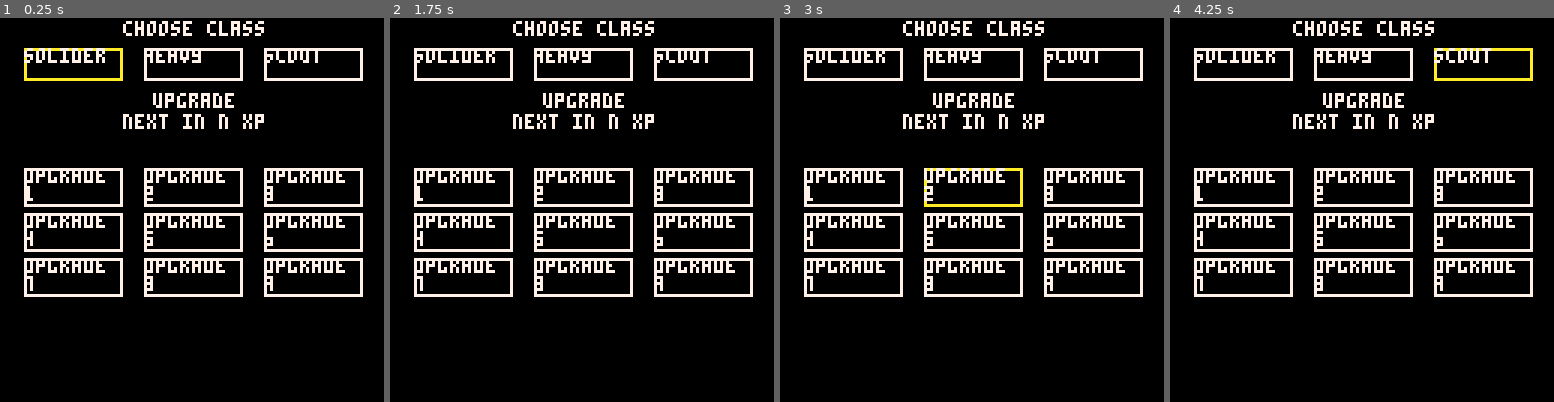
Above: before the commit, frames 1-4 (left to right).
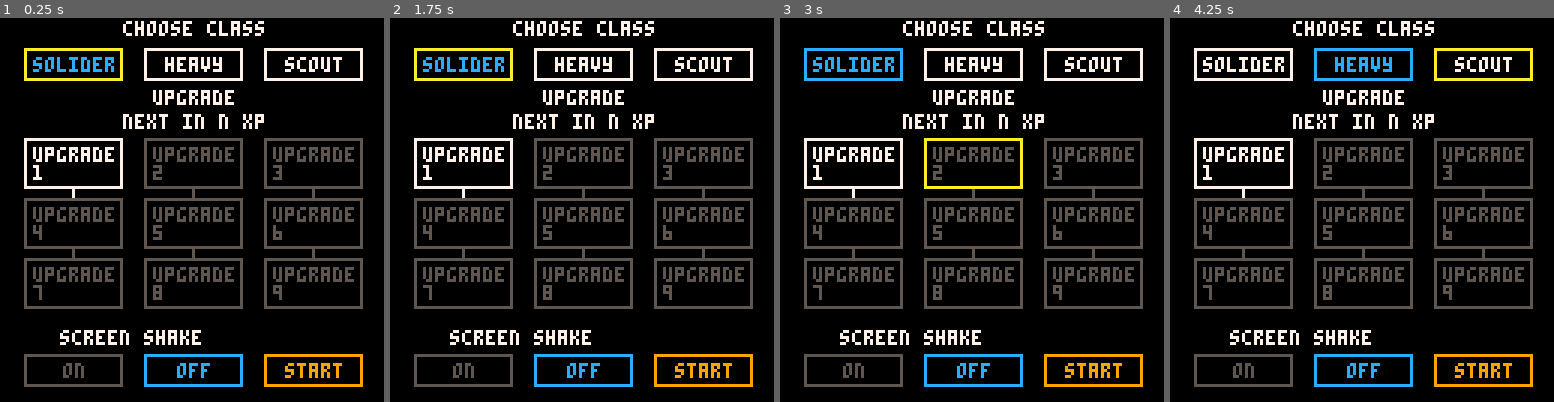
Above: after the commit, the same moments.

Repository: rdelos747/pico8
Game: PICO-8 cartridge mech.p8
Same seed, same stepped clock (60 frames per second), same inputs: the game is played once before the commit and once after it.
Inputs:
- Up to frame 1 (0.25 s): no input
- Up to frame 2 (1.75 s): tap O (Z key) at 0.33, 0.7, 1.43 s; tap X (X key) at 1.07 s
- Up to frame 3 (3 s): hold Left 1.97-2.37 s; tap X (X key) at 2.07, 2.4, 2.73 s; tap O (Z key) at 2.22 s; hold Down 2.42-2.82 s; hold Right from 2.87 s (still down)
- Up to frame 4 (4.25 s): tap X (X key) every 0.33 s from 3.07 to 4.07 s; tap O (Z key) at 3.1, 3.98 s; release Right at 3.53 s; hold Up 3.58-4.08 s; hold Right from 4.13 s (still down)

The runs differ from the first frame. In frame 1, 20% of the frame differs, in the area x 6-95%, y 7-97%; in frame 2, 21%; in frame 3, 20%; in frame 4, 21%.

Commit message:
Mon May 13 22:44:40 EDT 2019

Diff:
--- a/mech.p8
+++ b/mech.p8
@@ -30,6 +30,13 @@
 tim=0
 }
 
+--upgrades
+upgrades={1,0,0,0,0,0,0,0,0}
+--class
+class=1
+--shake
+will_shake=f
+
 --cam
 cam={
 x=0,
@@ -82,45 +89,54 @@
 
 	--row 1
 	add(sm.boxes,{
-		s="solider",x=0,y=0
-	})
-	add(sm.boxes,{
-		s="heavy",x=0,y=0
-	})
-	add(sm.boxes,{
-		s="scout",x=0,y=0
+		s="solider",x=3,y=3
+	})
+	add(sm.boxes,{
+		s="heavy",x=7,y=3
+	})
+	add(sm.boxes,{
+		s="scout",x=7,y=3
 	})
 	-- row 2
 	add(sm.boxes,{
-		s="upgrade\n1",x=0,y=0
-	})
-	add(sm.boxes,{
-		s="upgrade\n2",x=0,y=0
-	})
-	add(sm.boxes,{
-		s="upgrade\n3",x=0,y=0
+		s="upgrade\n1",x=3,y=3
+	})
+	add(sm.boxes,{
+		s="upgrade\n2",x=3,y=3
+	})
+	add(sm.boxes,{
+		s="upgrade\n3",x=3,y=3
 	})
 	-- row 3
 	add(sm.boxes,{
-		s="upgrade\n4",x=0,y=0
-	})
-	add(sm.boxes,{
-		s="upgrade\n5",x=0,y=0
-	})
-	add(sm.boxes,{
-		s="upgrade\n6",x=0,y=0
+		s="upgrade\n4",x=3,y=3
+	})
+	add(sm.boxes,{
+		s="upgrade\n5",x=3,y=3
+	})
+	add(sm.boxes,{
+		s="upgrade\n6",x=3,y=3
 	})
 	-- row 4
 	add(sm.boxes,{
-		s="upgrade\n7",x=0,y=0
-	})
-	add(sm.boxes,{
-		s="upgrade\n8",x=0,y=0
-	})
-	add(sm.boxes,{
-		s="upgrade\n9",x=0,y=0
-	})
-
+		s="upgrade\n7",x=3,y=3
+	})
+	add(sm.boxes,{
+		s="upgrade\n8",x=3,y=3
+	})
+	add(sm.boxes,{
+		s="upgrade\n9",x=3,y=3
+	})
+	-- row 5
+	add(sm.boxes,{
+		s="on",x=13,y=3
+	})
+	add(sm.boxes,{
+		s="off",x=11,y=3
+	})
+	add(sm.boxes,{
+		s="start",x=7,y=3
+	})
 end
 
 function restart()
@@ -159,38 +175,49 @@
 	local r1=1
 	local r2=10
 	print("choose class",41,1,7)
-	print("upgrade",51,25,7)
+	print("upgrade",51,24,7)
 	print("next in n xp",41,32,7)
+	print("screen shake",20,104,7)
 	local cols={8,48,88}
-	local rows={10,50,65,80}
+	local rows={10,40,60,80,112}
 	local h_sm=10
-	local h_lg=12
+	local h_lg=16
 	local idx=1
 	for r in all(rows) do
 	for c in all(cols) do
-		local h=h_lg
-		local b_col=7
+		local h=h_sm
+		local b_col=5
 		local txt=sm.boxes[idx]
-		if(idx<4)h=h_sm
+		if idx<4 then
+			b_col=7
+			if(class==idx)b_col=12
+		elseif idx==13 then
+			if(will_shake==t)b_col=12
+		elseif idx==14 then
+			if(will_shake==f)b_col=12
+		elseif idx==15 then
+			h=h_sm
+			b_col=9
+		else
+			h=h_lg
+			if(upgrades[idx-3]==1)b_col=7
+			if idx>3 and idx<10 then
+				if upgrades[idx-3]==1 then
+					line(c+16,r+h,c+16,r+h+3,7)
+				else
+					line(c+16,r+h,c+16,r+h+3,5)
+				end
+			end
+		end
+		local t_col=b_col
 		if idx==sm.point and
 				sm.tim>10 then
 			b_col=10
 		end
 		rect(c,r,c+32,r+h,b_col)
-		print(txt.s,c+txt.x,r+txt.y,7)
+		print(txt.s,c+txt.x,r+txt.y,t_col)
 		idx+=1
 	end end
-	--[[
-	for i=1,#sm.boxes do
-		local b=sm.boxes[i]
-		local b_col=7
-		if i==sm.point and
-				sm.tim>10 then
-			b_col=10
-		end
-		rect(b.x,b.y,b.x+32,b.y+b.h,b_col)
-	end
-	--]]
 end
 
 --debug
@@ -290,7 +317,7 @@
 
 function start_update()
 	if not sm.press then
-		if btn(3) and sm.point<10 then
+		if btn(3) and sm.point<13 then
 			sm.point+=3
 			sm.press=t
 		elseif btn(2) and sm.point>3 then
@@ -313,6 +340,15 @@
 	if btn(4) or btn(5) then
 		//mode=1
 		//game_init()
+		--select class
+		sm.tim=20
+		if sm.point<4 then
+			class=sm.point end
+		--select shake
+		if sm.point==13 then
+			will_shake=t end
+		if sm.point==14 then
+			will_shake=f end
 	end
 	if sm.tim>0 then
 		sm.tim-=1
